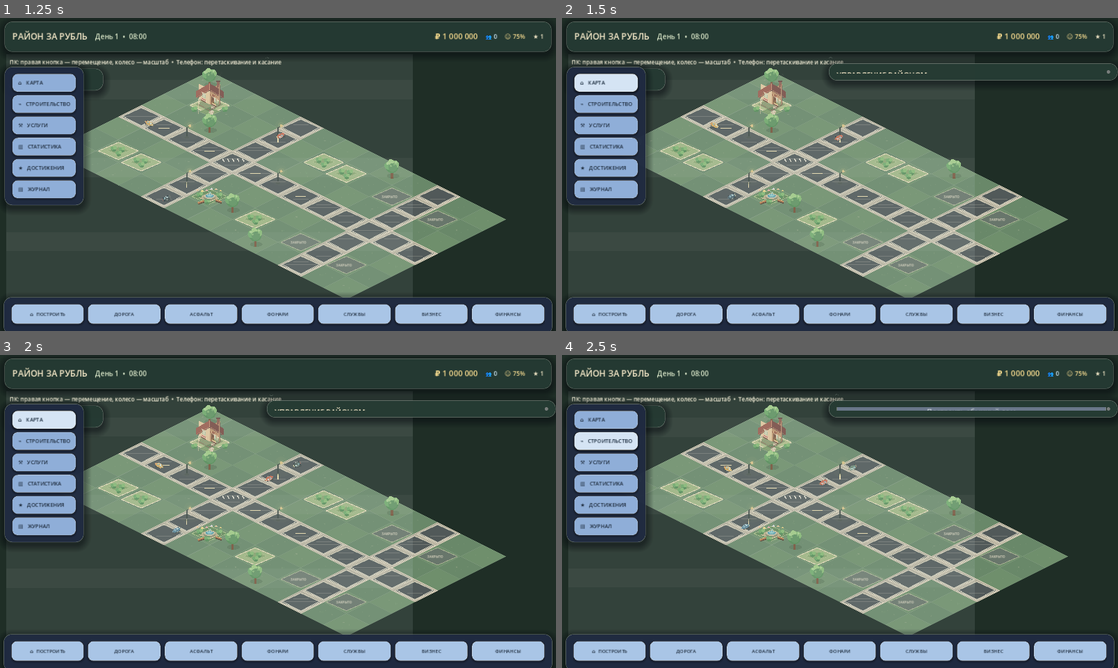
Above: before the commit, frames 1-4 (two rows, left to right).
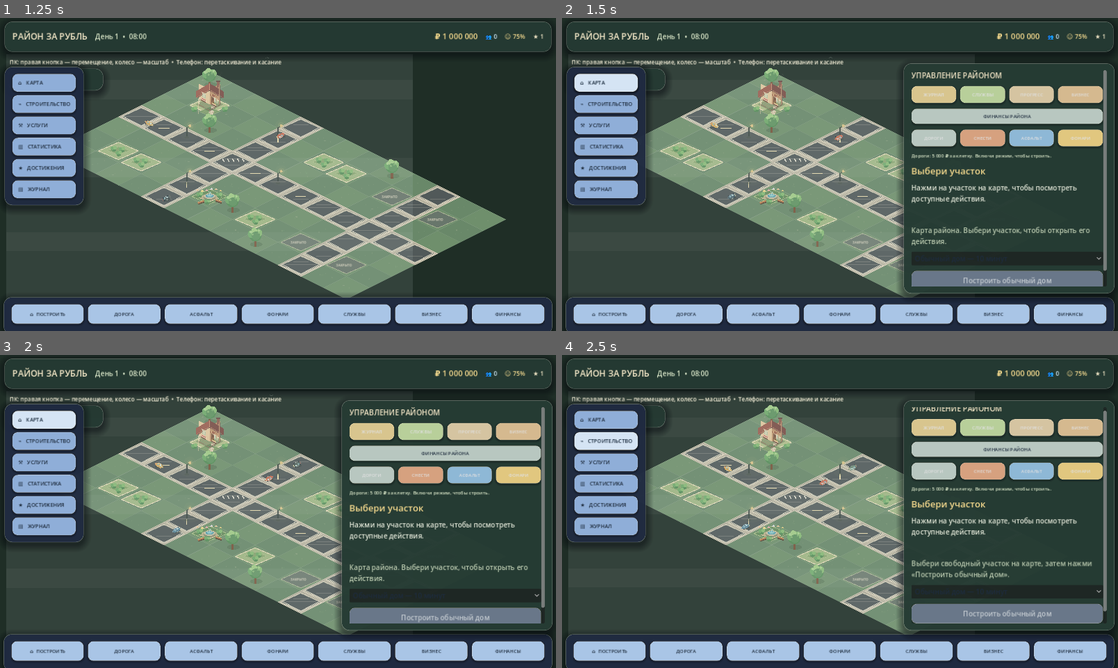
Above: after the commit, the same moments.

Repository: wellbi-creator/rayon-za-rubl
Game: Godot game, scene res://scenes/main.tscn
Two runs of this game, one before a commit and one after it. Both use one fixed random seed, a clock stepped at 60 frames per second and the inputs below.
Inputs (mouse positions are in pixels of both pictures, inside the frame that each line leads up to):
- Up to frame 1 (1.25 s): move the mouse to (400, 158) at 0.52 s; hold D from 0.53 s (still down); click (400, 158) at 0.67 s
- Up to frame 2 (1.5 s): release D at 1.25 s; click "⌂ КАРТА" at 1.25 s
- Up to frame 3 (2 s): no input
- Up to frame 4 (2.5 s): click "⌁ СТРОИТЕЛЬСТВО" at 2 s

Frame 1 is identical in both runs. In frame 2, 17% of the frame differs, in the area x 47-100%, y 13-90%; in frame 3, 17%; in frame 4, 17%.

Commit message:
UI: narrow district panel and stretch vertically

Diff:
--- a/scripts/main.gd
+++ b/scripts/main.gd
@@ -1531,16 +1531,16 @@
 		quickbar_panel.offset_bottom = -6.0
 		quickbar_panel.visible = viewport_size.y >= 320.0
 	if district_panel != null:
-		# Use the complete right half of the viewport instead of a capped card width.
-		# The panel reaches the right edge while remaining separate from the left play area.
-		district_panel.anchor_left = 0.48
+		# Slightly narrow the panel while stretching it through the full available right-side height.
+		var panel_width := clampf(viewport_size.x * (0.52 if phone_landscape else (0.48 if compact else 0.38)), 280.0, 520.0)
+		district_panel.anchor_left = 1.0
 		district_panel.anchor_top = 0.0
 		district_panel.anchor_right = 1.0
-		district_panel.anchor_bottom = 0.0
-		district_panel.offset_left = 0.0
+		district_panel.anchor_bottom = 1.0
+		district_panel.offset_left = -panel_width - 8.0
 		district_panel.offset_top = 72.0 if phone_landscape else (82.0 if compact else 104.0)
-		district_panel.offset_right = 0.0
-		# Stop above the bottom quickbar so its buttons remain fully tappable.
+		district_panel.offset_right = -8.0
+		# End immediately above the bottom quickbar; never cover its buttons.
 		district_panel.offset_bottom = -76.0 if phone_landscape or compact else -86.0
 	if top_hud_panel != null:
 		for hud_child in top_hud_panel.get_children():
